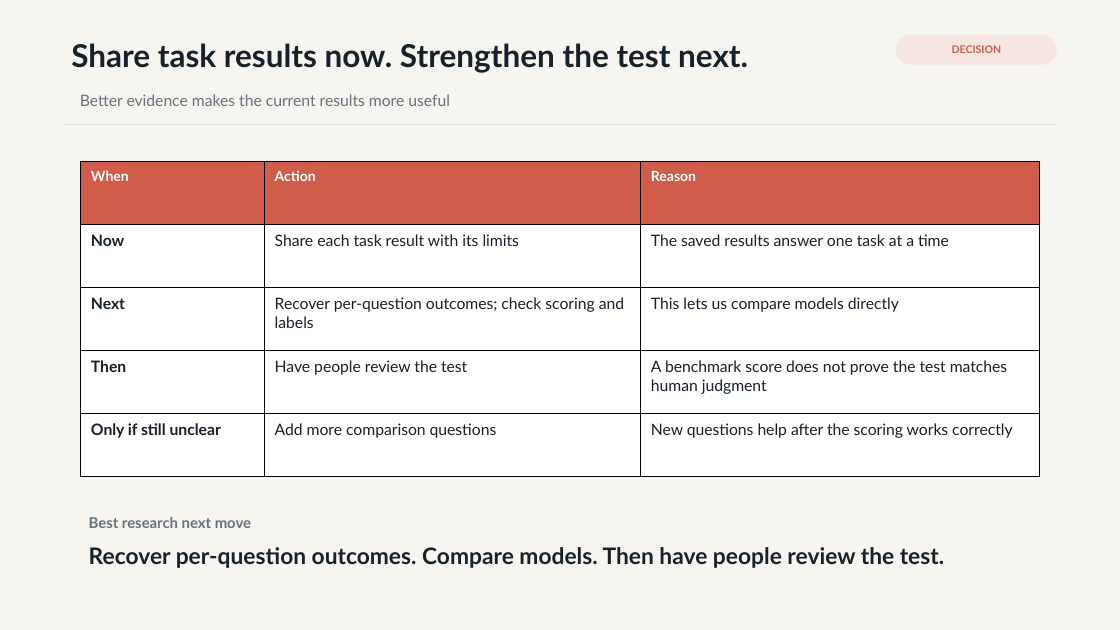
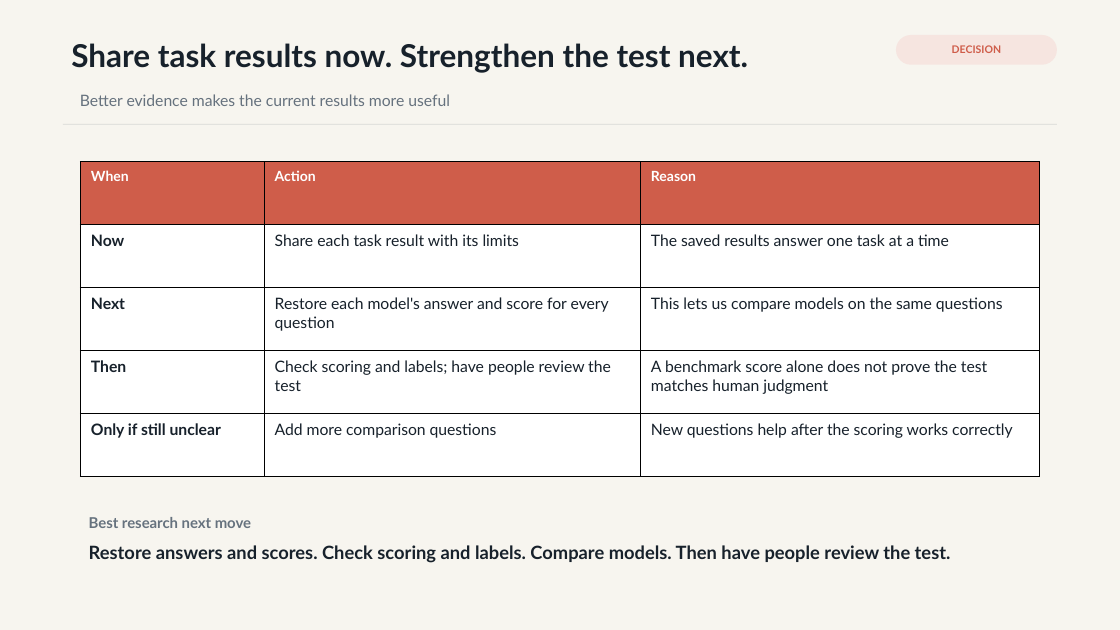
Before and after one commit to hanzhenzhujene/cei-moral-psychology-results-brief, a slide deck: slide 8 of slides/cei-moral-psychology-results-deck.pptx. Drawn at 1120x630 pixels with LibreOffice and Linux fonts; fonts in the diff are those of the drawing. Boxes give left, top, right and bottom in pixels: in the first picture for what was removed or moved away, otherwise in the second. Text is boxed around its words. In the diff, an @@ line names an element or a change of style, - is before the commit and + after.

```diff
--- a/slides/cei-moral-psychology-results-deck.pptx
+++ b/slides/cei-moral-psychology-results-deck.pptx
@@ table at bbox=[81, 162, 1040, 477] @@
-row 3, column 2: Recover per-question outcomes; check scoring and labels
+row 3, column 2: Restore each model's answer and score for every question
-row 3, column 3: This lets us compare models directly
+row 3, column 3: This lets us compare models on the same questions
-row 4, column 2: Have people review the test
+row 4, column 2: Check scoring and labels; have people review the test
-row 4, column 3: A benchmark score does not prove the test matches human judgment
+row 4, column 3: A benchmark score alone does not prove the test matches human judgment
@@ text at bbox=[89, 545, 951, 563]: text changed; size 19.5 to 15.7 pt @@
-Recover per-question outcomes. Compare models. Then have people review the test.
+Restore answers and scores. Check scoring and labels. Compare models. Then have people review the test.
```
Also in this commit, not shown: 3 other slides changed, 16 other files.
